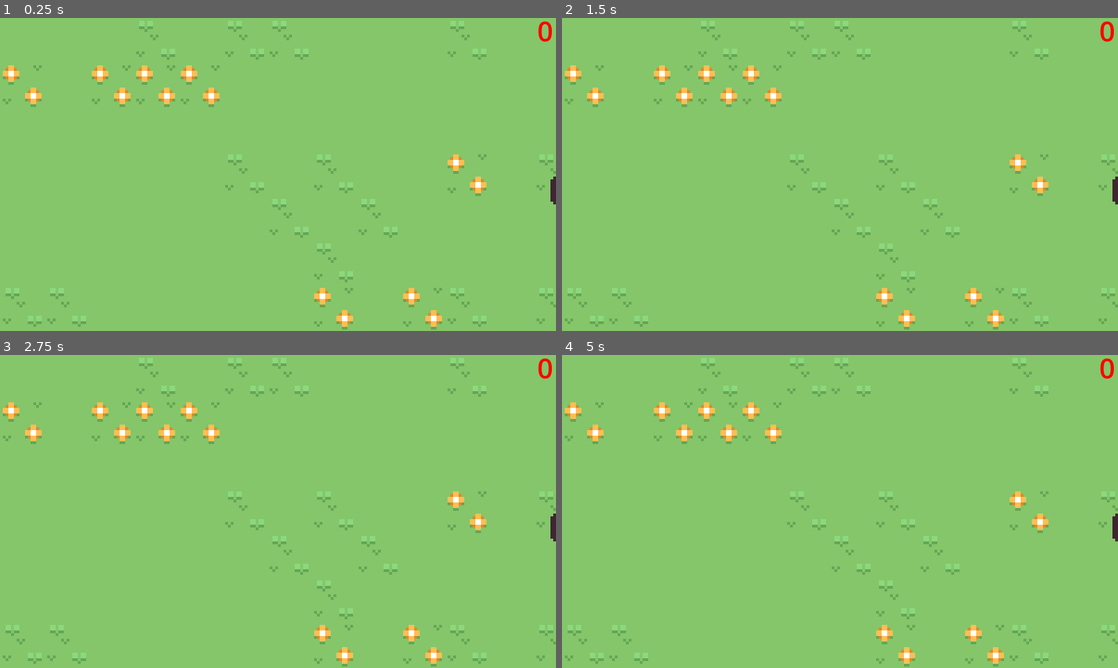
Above: before the commit, frames 1-4 (two rows, left to right).
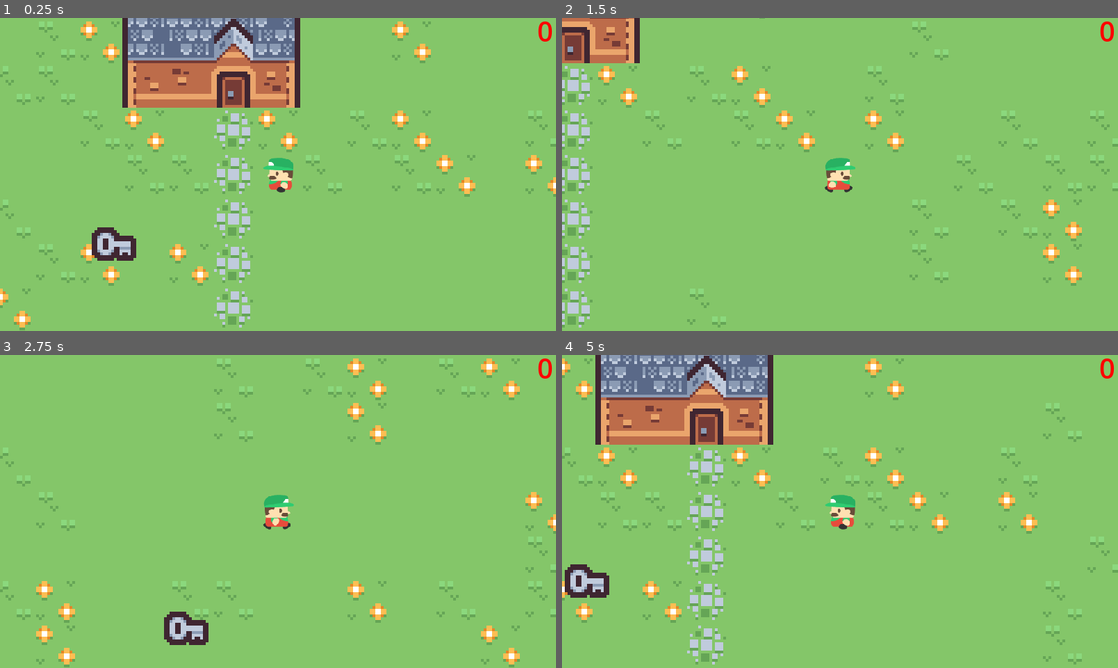
Above: after the commit, the same moments.

Repository: Starpen8Volkov/Kyle-First-Game
Game: Godot game, scene res://Scenes/main_game_window.tscn
The game is run twice, just before and just after one commit, with the same random seed, the same clock (stepped at 60 frames per second) and the same inputs.
Inputs:
- Up to frame 1 (0.25 s): no input
- Up to frame 2 (1.5 s): tap Enter at 0.5 s; hold Right (Player_Right) 0.53-1.28 s; hold Down (Player_Down) from 1.28 s (still down)
- Up to frame 3 (2.75 s): release Down (Player_Down) at 2.03 s; hold Right (Player_Right) from 2.03 s (still down)
- Up to frame 4 (5 s): release Right (Player_Right) at 2.78 s; hold Up (Player_Up) 2.78-3.53 s; hold Left (Player_Left) from 3.53 s (still down)

The runs differ from the first frame. In frame 1, 18% of the frame differs, in the area x 0-100%, y 0-100%; in frame 2, 9.8%; in frame 3, 6.9%; in frame 4, 17%.
Error before the commit: Invalid access to property or key 'tile_set' on a base object of type 'null instance'. (res://Scripts/player_grid_movement.gd:14)

Commit message:
Player Movement
Changed action_just_pressed() to action_just_released()

Diff:
--- a/Scenes/map1.tscn
+++ b/Scenes/map1.tscn
@@ -8,7 +8,7 @@
 
 [node name="TileMap" type="Node2D" parent="."]
 
-[node name="background" type="TileMapLayer" parent="TileMap"]
+[node name="background" type="TileMapLayer" parent="TileMap" groups=["tilemap"]]
 z_index = -5
 texture_filter = 1
 use_parent_material = true
@@ -50,7 +50,7 @@
 tile_set = ExtResource("1_3vq46")
 
 [node name="Player" parent="." instance=ExtResource("2_cc8cj")]
-position = Vector2(263, 285)
+position = Vector2(152, 200)
 
 [node name="Key" parent="." instance=ExtResource("3_me8s6")]
 position = Vector2(223, 223)
--- a/Scripts/player_grid_movement.gd
+++ b/Scripts/player_grid_movement.gd
@@ -21,13 +21,13 @@
 	var directionX = Input.get_axis("Player_Left","Player_Right")
 	var directionY = Input.get_axis("Player_Up","Player_Down")
 
-	if Input.is_action_just_released("Player_Up"):
+	if Input.is_action_just_pressed("Player_Up"):
 		lastDir=0
-	if Input.is_action_just_released("Player_Right"):
+	if Input.is_action_just_pressed("Player_Right"):
 		lastDir=1
-	if Input.is_action_just_released("Player_Down"):
+	if Input.is_action_just_pressed("Player_Down"):
 		lastDir=2
-	if Input.is_action_just_released("Player_Left"):
+	if Input.is_action_just_pressed("Player_Left"):
 		lastDir=3
 
 	if directionX!=null && toMove.x==0:
